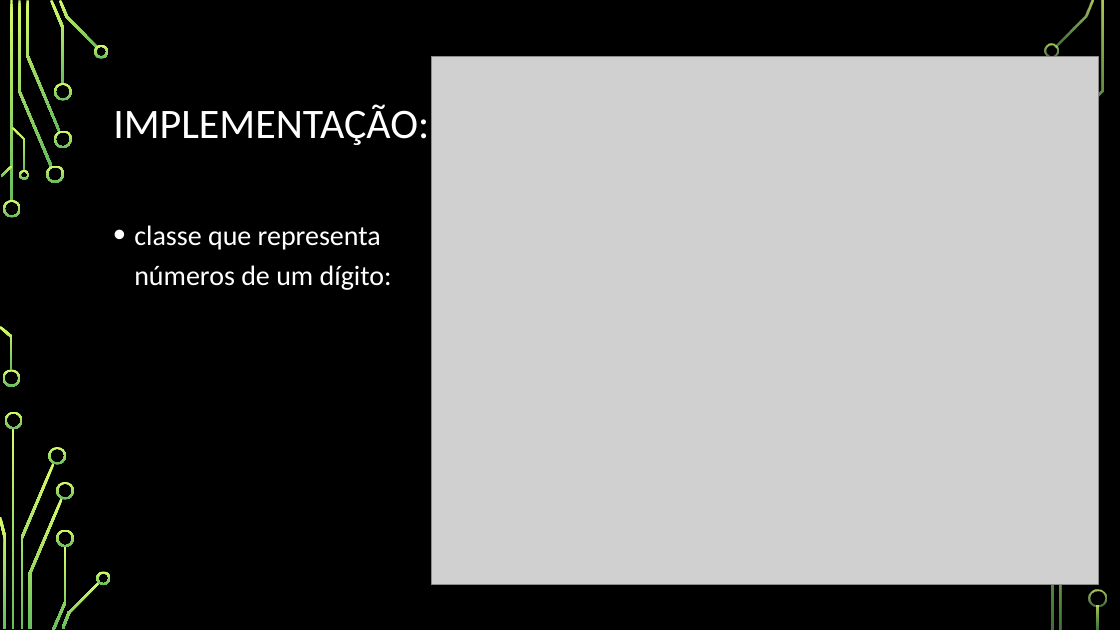
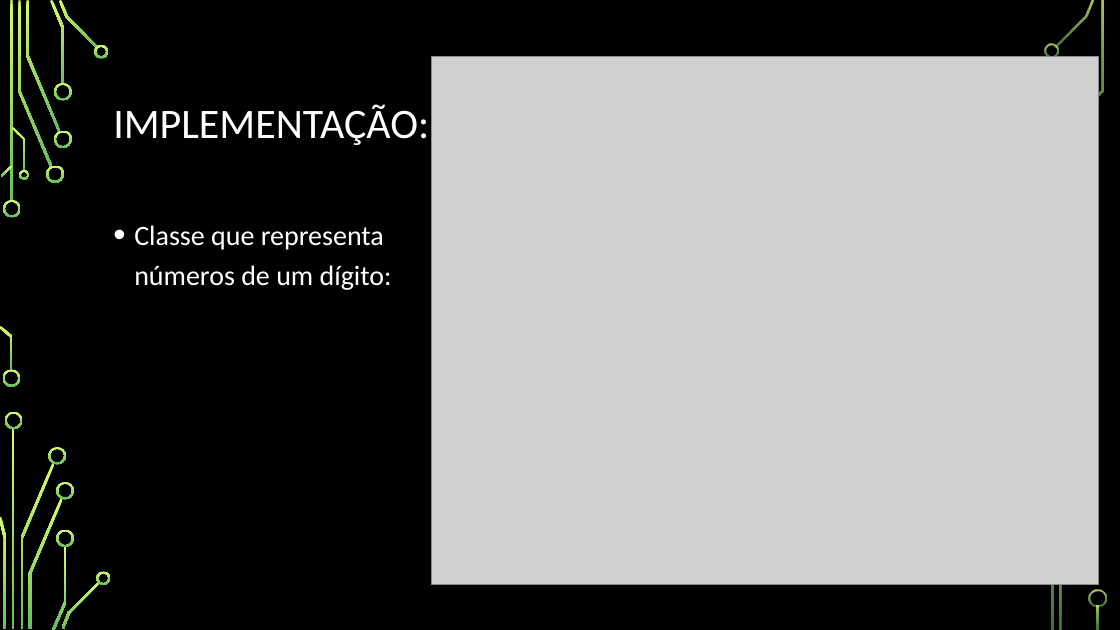
Before and after one commit to Emeson-Santos/Seminario-de-Engenharia---padroes-GoF, a slide deck: slide 40 of PADRÃO DE PROJETO (STRATEGY E INTERPRETER).PPTX (slide 35 before the commit). Drawn at 1120x630 pixels with LibreOffice and Linux fonts; fonts in the diff are those of the drawing; grey boxes stand for pictures; background and template pictures are left out. Boxes give left, top, right and bottom in pixels: in the first picture for what was removed or moved away, otherwise in the second. Text is boxed around its words. In the diff, an @@ line names an element or a change of style, - is before the commit and + after.

```diff
--- a/PADRÃO DE PROJETO (STRATEGY E INTERPRETER).PPTX
+++ b/PADRÃO DE PROJETO (STRATEGY E INTERPRETER).PPTX
@@ text at <box>134,225,392,290</box>: text changed @@
-• classe que representa números de um dígito:
+• Classe que representa números de um dígito:
```
Also in this commit, not shown: 12 other slides changed, 6 slides added.
